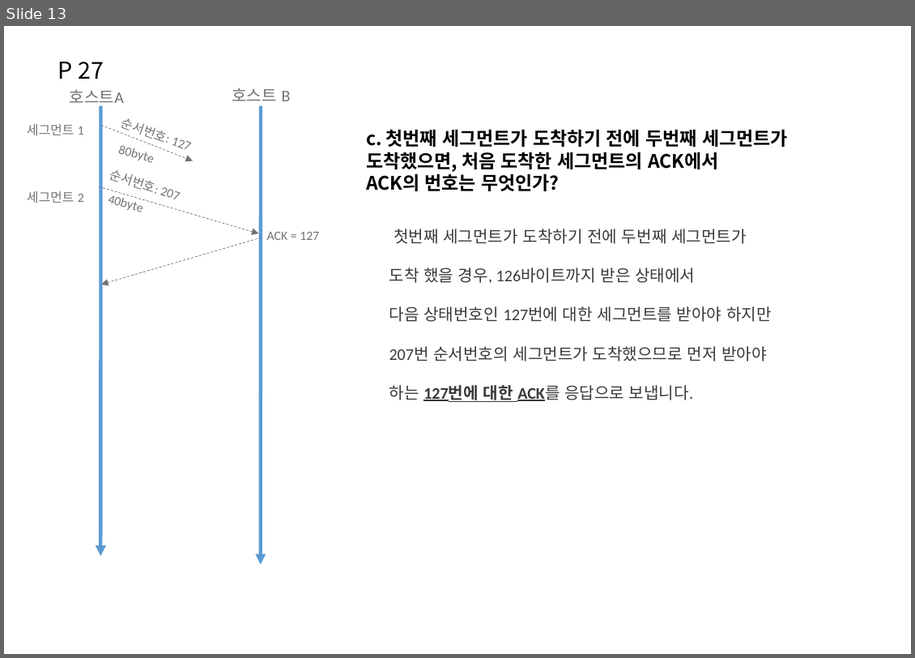
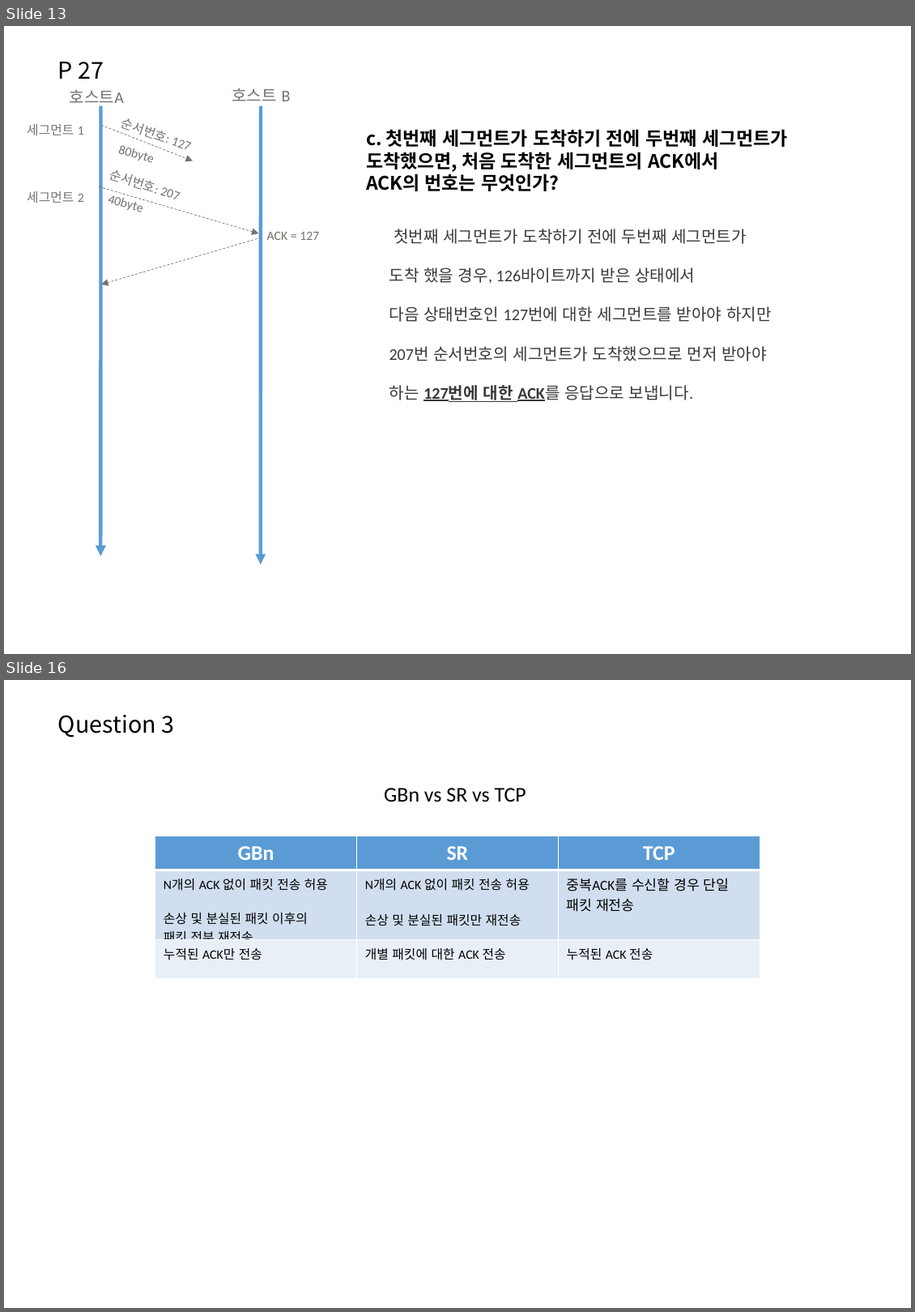
Before and after one commit to ingkoon/2020-s, a slide deck: ComputerNetwork/exc10/20151167 이인재 컴퓨터네트워크 연습문제(P 31, P 27).pptx. Shown one above the other, each under a label of ours: slide 13 before the commit, slides 13 and 16 after it; the slides between them are not shown. The pictures are 915x658 and 915x1312 pixels, drawn with LibreOffice and Linux fonts; fonts in the diff are those of the drawing; background and template pictures are left out. Boxes give left, top, right and bottom in pixels: in the first picture for what was removed or moved away, otherwise in the second. Text is boxed around its words. In the diff, an @@ line names an element or a change of style, - is before the commit and + after.

```diff
--- a/ComputerNetwork/exc10/20151167 이인재 컴퓨터네트워크 연습문제(P 31, P 27).pptx
+++ b/ComputerNetwork/exc10/20151167 이인재 컴퓨터네트워크 연습문제(P 31, P 27).pptx
@@ slide 16 added at (4,680,911,1308), background picture (left out) @@
@@ text added at (58,715,174,738), 20 pt, text #000000 @@
+Question 3
@@ text added at (384,788,526,802), 18 pt, text #000000 @@
+GBn vs SR vs TCP
@@ table added at (155,836,761,979), 3 rows, 3 columns @@
+GBn | SR | TCP
+N개의 ACK 없이 패킷 전송 허용 / 손상 및 분실된 패킷 이후의 / 패킷 전부 재전송 | N개의 ACK 없이 패킷 전송 허용 / 손상 및 분실된 패킷만 재전송 | 중복ACK를 수신할 경우 단일 패킷 재전송
+누적된 ACK만 전송 | 개별 패킷에 대한 ACK 전송 | 누적된 ACK 전송
```
Also in this commit, not shown: 1 slide changed, 2 other slides added, 2 slides removed, 19 other files.
